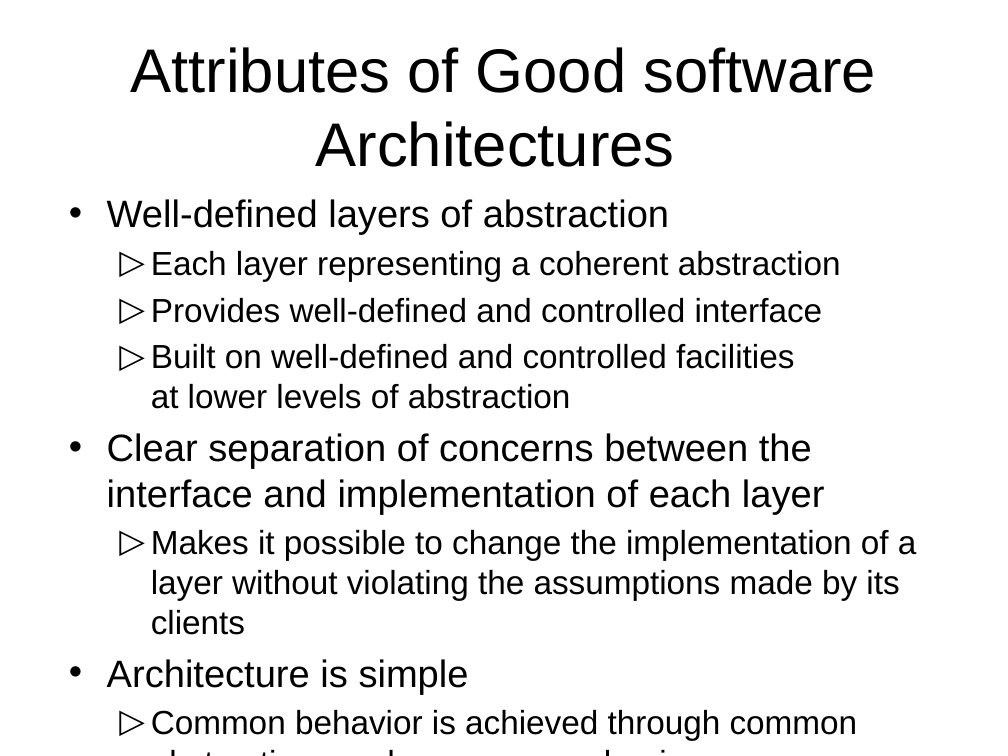
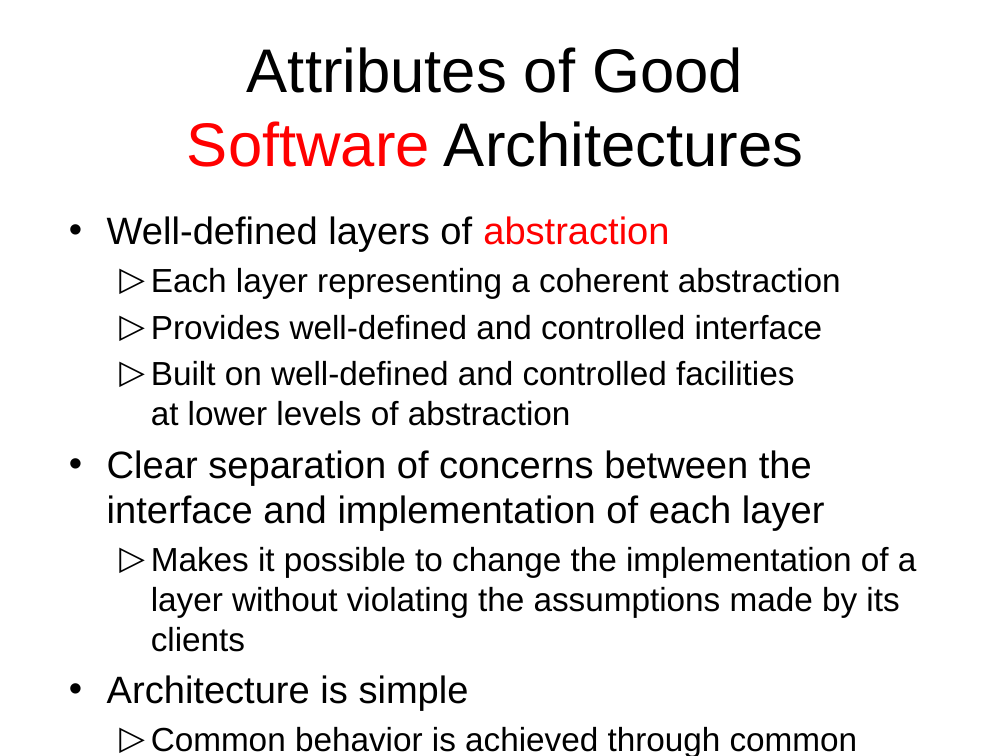
Before and after one commit to octaviordz/zjnu2017.github.io, a slide deck: slide 19 of OOAD/lectures/080--Processes.pptx. Drawn at 1008x756 pixels with LibreOffice and Linux fonts; fonts in the diff are those of the drawing. Boxes give left, top, right and bottom in pixels: in the first picture for what was removed or moved away, otherwise in the second. Text is boxed around its words. In the diff, an @@ line names an element or a change of style, - is before the commit and + after.

```diff
--- a/OOAD/lectures/080--Processes.pptx
+++ b/OOAD/lectures/080--Processes.pptx
@@ title at (x1=187, y1=47, x2=803, y2=167): text changed @@
-Attributes of Good software Architectures
+Attributes of Good
+Software Architectures
@@ text "Well-defined layers of abstraction" moved from (x1=107, y1=199, x2=917, y2=740) to (x1=107, y1=216, x2=917, y2=756) @@
@@ text at (x1=107, y1=216, x2=669, y2=252): text colour #000000 to #FF0000 in "abstraction" @@
```
Also in this commit, not shown: 3 other slides changed, 1 other file.
